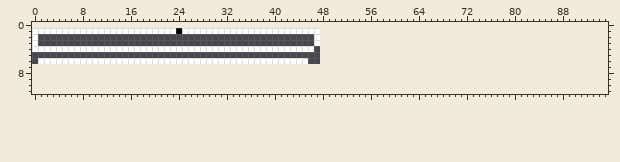
One commit to this pixel-art file: resources/ase/ui/health-bar-frame.aseprite. The first picture shows the starting point.
48x6 pixels, 1 frame. The old version is drawn lined up with the new one, on the new canvas.
After the commit:
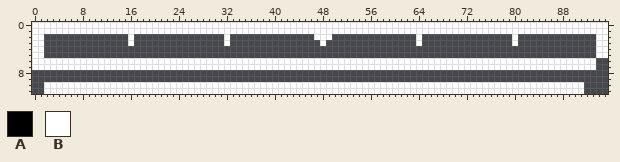
Palette (. is transparent): A #000000  B #ffffff
Commit message: make health bars bigger
The exact change:
canvas 48x6 -> 96x12, the old top-left corner now at 0,1
y 0: x 0..95 ................................................................................................ -> BBBBBBBBBBBBBBBBBBBBBBBBBBBBBBBBBBBBBBBBBBBBBBBBBBBBBBBBBBBBBBBBBBBBBBBBBBBBBBBBBBBBBBBBBBBBBBBB
y 1: x 24 A -> B; x 48..95 ................................................ -> BBBBBBBBBBBBBBBBBBBBBBBBBBBBBBBBBBBBBBBBBBBBBBBB
y 2: x 1 . -> B; x 16 . -> B; x 32 . -> B; x 48..49 .. -> BB; x 64 . -> B; x 80 . -> B; x 94..95 .. -> BB
y 3: x 1 . -> B; x 16 . -> B; x 32 . -> B; x 47..48 B. -> .B; x 64 . -> B; x 80 . -> B; x 94..95 .. -> BB
y 4: x 2..46 BBBBBBBBBBBBBBBBBBBBBBBBBBBBBBBBBBBBBBBBBBBBB -> .............................................; x 94..95 .. -> BB
y 5: x 0..1 .. -> BB; x 94..95 .. -> BB
y 6: x 0 . -> B; x 46..93 ................................................ -> BBBBBBBBBBBBBBBBBBBBBBBBBBBBBBBBBBBBBBBBBBBBBBBB
y 7: x 0..93 .............................................................................................. -> BBBBBBBBBBBBBBBBBBBBBBBBBBBBBBBBBBBBBBBBBBBBBBBBBBBBBBBBBBBBBBBBBBBBBBBBBBBBBBBBBBBBBBBBBBBBBB
y 10..11: x 2..91 .......................................................................................... -> BBBBBBBBBBBBBBBBBBBBBBBBBBBBBBBBBBBBBBBBBBBBBBBBBBBBBBBBBBBBBBBBBBBBBBBBBBBBBBBBBBBBBBBBBB
Where, in picture pixels (left, top, right, bottom), the same in both pictures:
changed: (32, 22, 608, 94)
